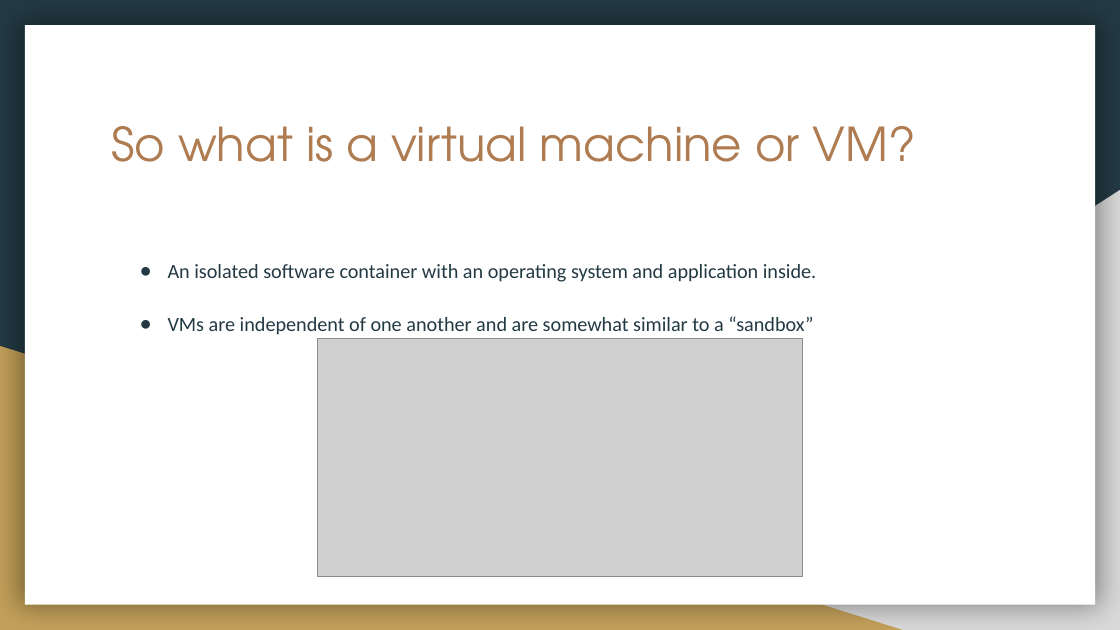
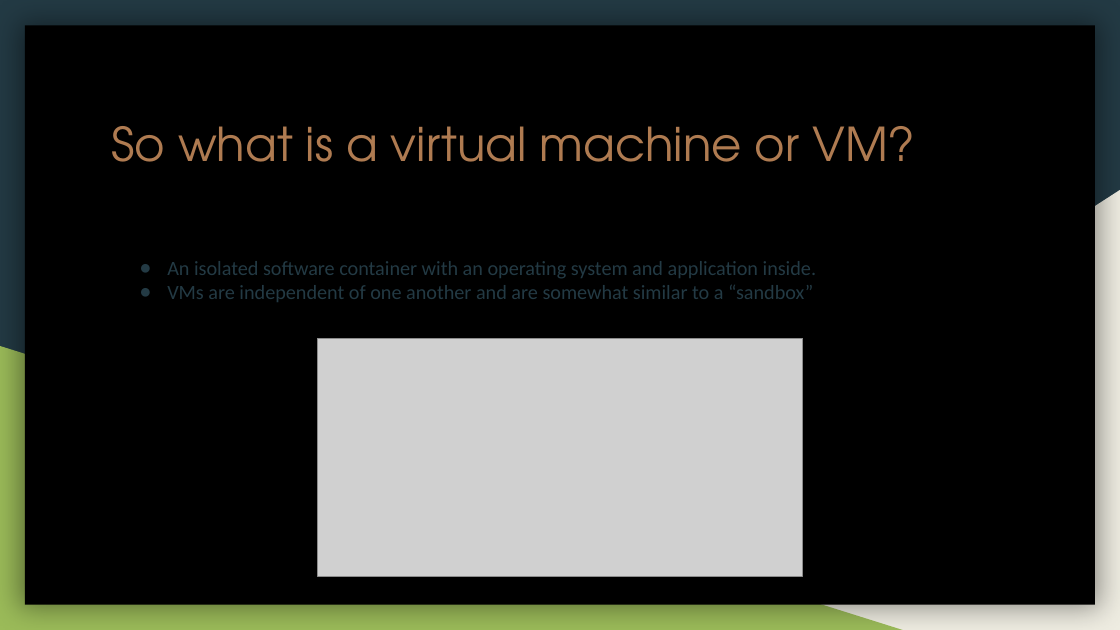
Before and after one commit to UMBCCyberDawgs/meeting-resources, a slide deck: slide 3 of fall-2017/Virtualization and VMs.pptx. Drawn at 1120x630 pixels with LibreOffice and Linux fonts; fonts in the diff are those of the drawing; grey boxes stand for pictures. Boxes give left, top, right and bottom in pixels: in the first picture for what was removed or moved away, otherwise in the second. Text is boxed around its words. In the diff, an @@ line names an element or a change of style, - is before the commit and + after.

```diff
--- a/fall-2017/Virtualization and VMs.pptx
+++ b/fall-2017/Virtualization and VMs.pptx
@@ rectangle at [25,26,1095,605]: fill #FFFFFF to #000000 @@
@@ right triangle at [439,190,1120,630]: fill #D9D9D9 to #EEECE1 @@
@@ text "An isolated software container with ..." at [167,261,816,302]: line spacing 1.15 to 1; less space between paragraphs @@
@@ right triangle at [0,346,903,630]: fill #C4A15A to #9BBB59 @@
```
Also in this commit, not shown: 8 other slides changed.
